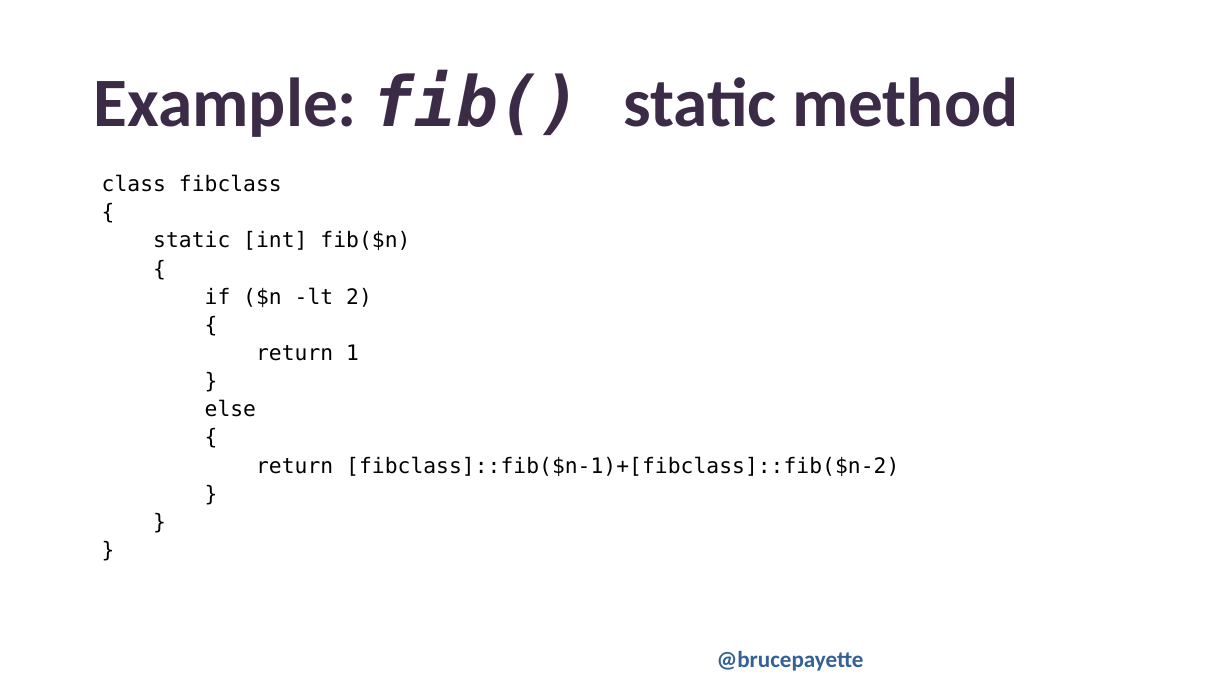
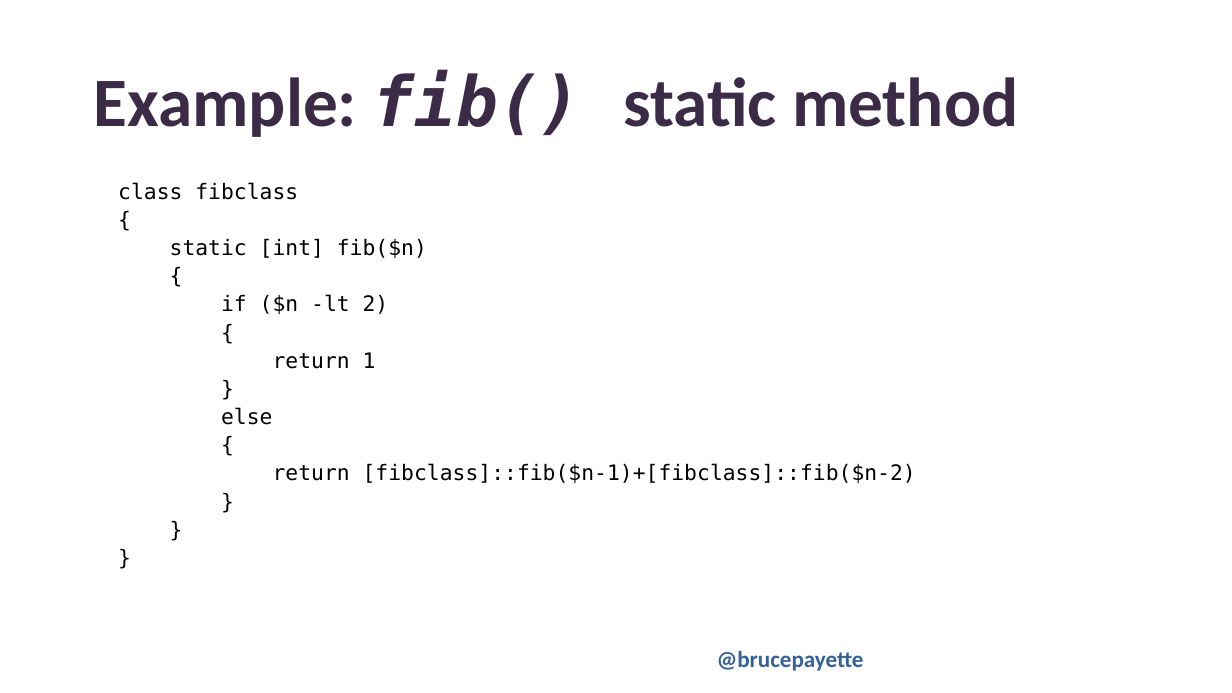
Before and after one commit to BrucePay/TinyLang, a slide deck: slide 15 of PSCONFEU23_payette_tiny.pptx (slide 14 before the commit). Drawn at 1232x693 pixels with LibreOffice and Linux fonts; fonts in the diff are those of the drawing; background and template pictures are left out. Boxes give left, top, right and bottom in pixels: in the first picture for what was removed or moved away, otherwise in the second. Text is boxed around its words. In the diff, an @@ line names an element or a change of style, - is before the commit and + after.

```diff
--- a/PSCONFEU23_payette_tiny.pptx
+++ b/PSCONFEU23_payette_tiny.pptx
@@ text "class fibclass": place and size @@
-text "class fibclass" at bbox=[102, 174, 899, 476]
+text "class fibclass" at bbox=[118, 182, 916, 483]
```
Also in this commit, not shown: 4 other slides changed, 1 slide added, 2 other files.
